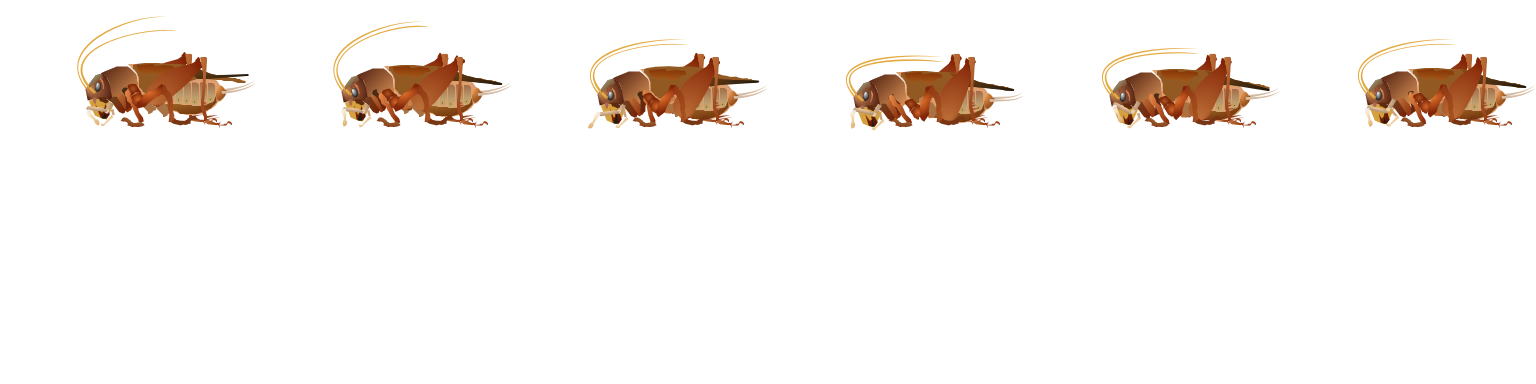
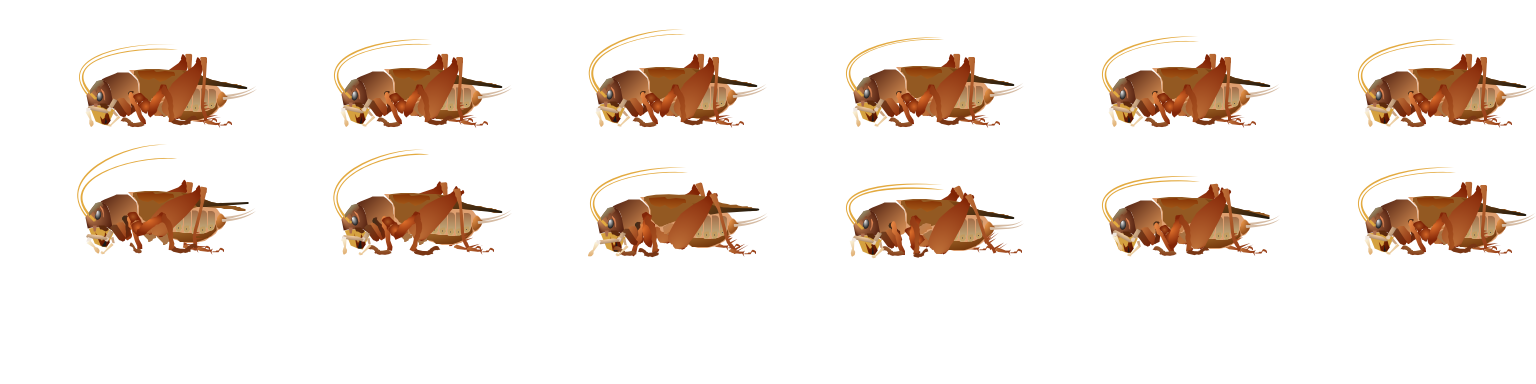
Two versions of the same layered image (1536×384). Layer-by-layer changes:
pixels changed over bbox(77, 16, 1536, 259) (layer not identified)
